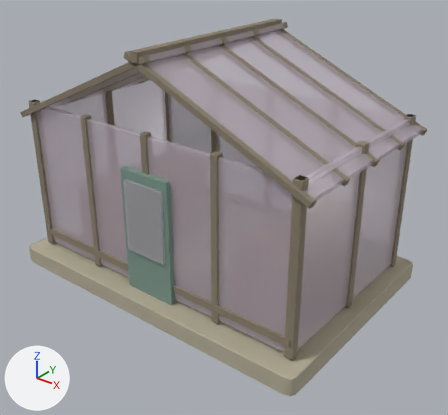
The glTF model public/assets/town/models/greenhouse-1.glb as it was, and as the next commit left it.
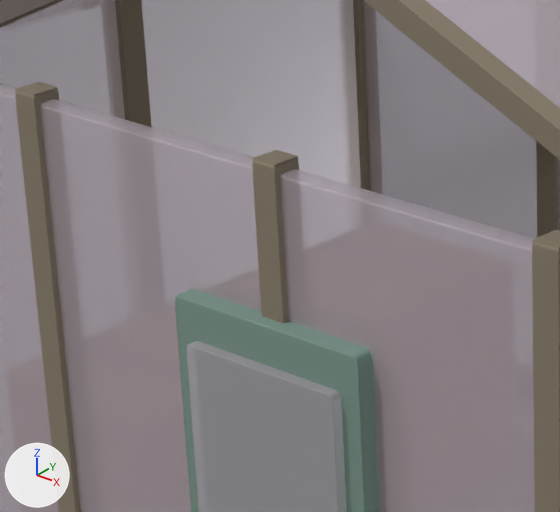
The first picture shows the older version from a camera (50 mm lens) standing at (2.97, -3.61, 2.85) and looking at (0.15, -0.09, 0.67). The close-ups show the older and then the newer version on the part from 17% to 48% of the width and 23% to 54% of the height of that picture. Only the edits that show in the close-ups are written down. Arrows for +X, +Y and +Z are at lower left; the lights stay in place. Where no turn or scale is listed for an object, it has been applied to the vertices.
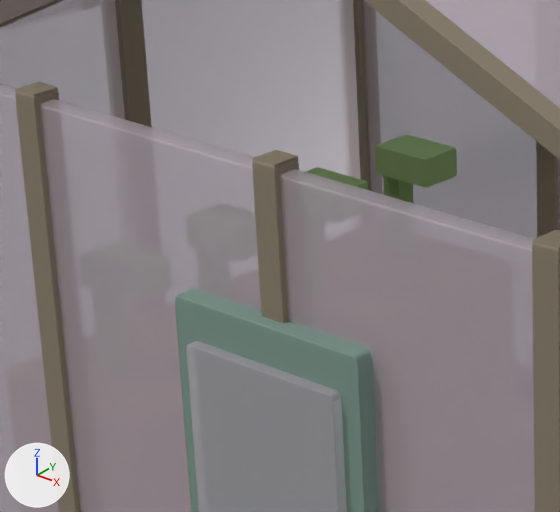
The edits, one by one:
Material 'Material_10' (mat_material_10) is new.
Its base color is (0.27, 0.418, 0.168) (green #8ead72).
Its roughness is 0.88.
Material 'Material_9' (mat_material_9) is new.
Its base color is (0.212, 0.342, 0.12) (green #7f9e61).
Its roughness is 0.88.
Mesh me_mesh_10 is new.
It has 448 vertices, 864 faces and spans x -0.87..0.99, y -0.5..0.5, z 0.2..0.28.
It uses material mat_material_10 (green #8ead72).
Mesh me_mesh_9 is new.
It has 448 vertices, 864 faces and spans x -0.88..0.88, y -0.47..0.47, z 0.0..0.24.
It uses material mat_material_9 (green #7f9e61).
Object 'Mesh_10' (ob_mesh_10) is new; it shows me_mesh_10.
Its location is (0.0, 0.0, 0.7).
Object 'Mesh_9' (ob_mesh_9) is new; it shows me_mesh_9.
Its location is (0.0, 0.0, 0.7).

Where the change shows, as pixel boxes (x1, y1, x2, y2) in the close-ups (560 x 512 px):
'Mesh_10', added (green): after (305, 134, 457, 190)
'Mesh_9', added (green): after (383, 176, 414, 203)
